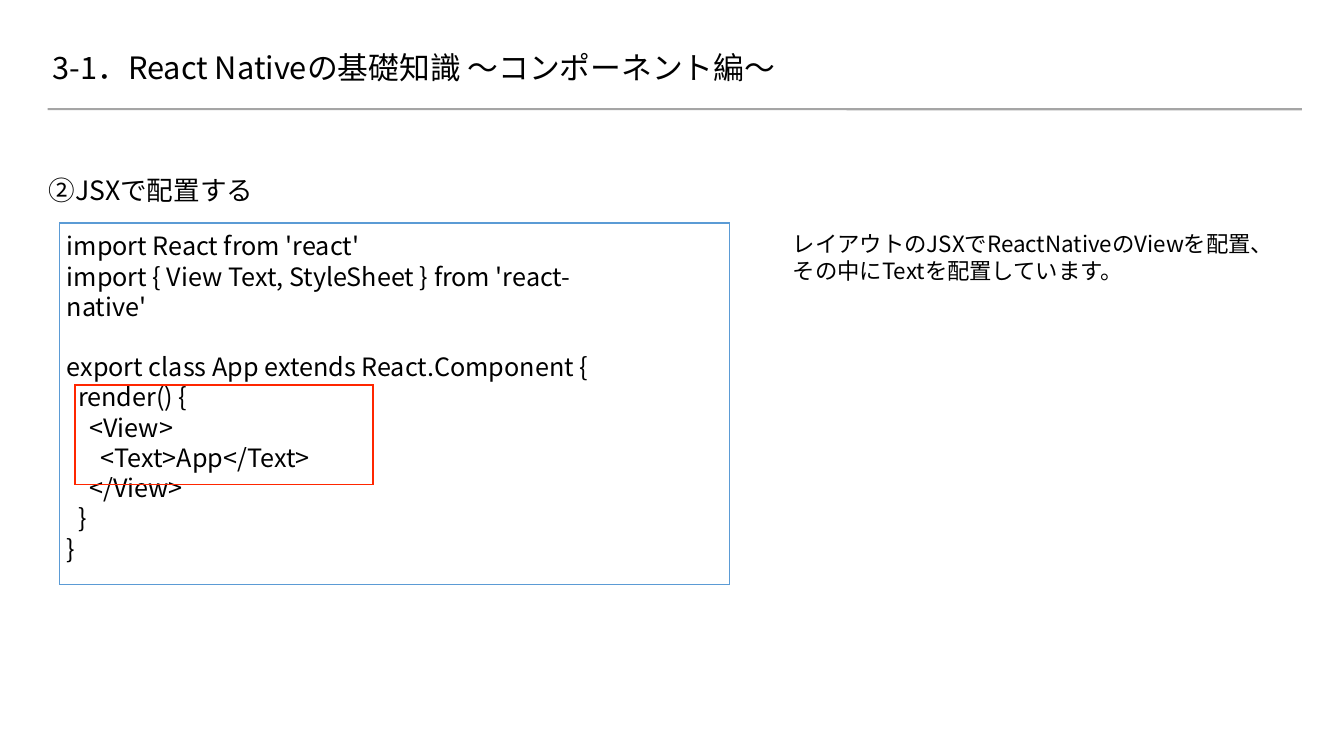
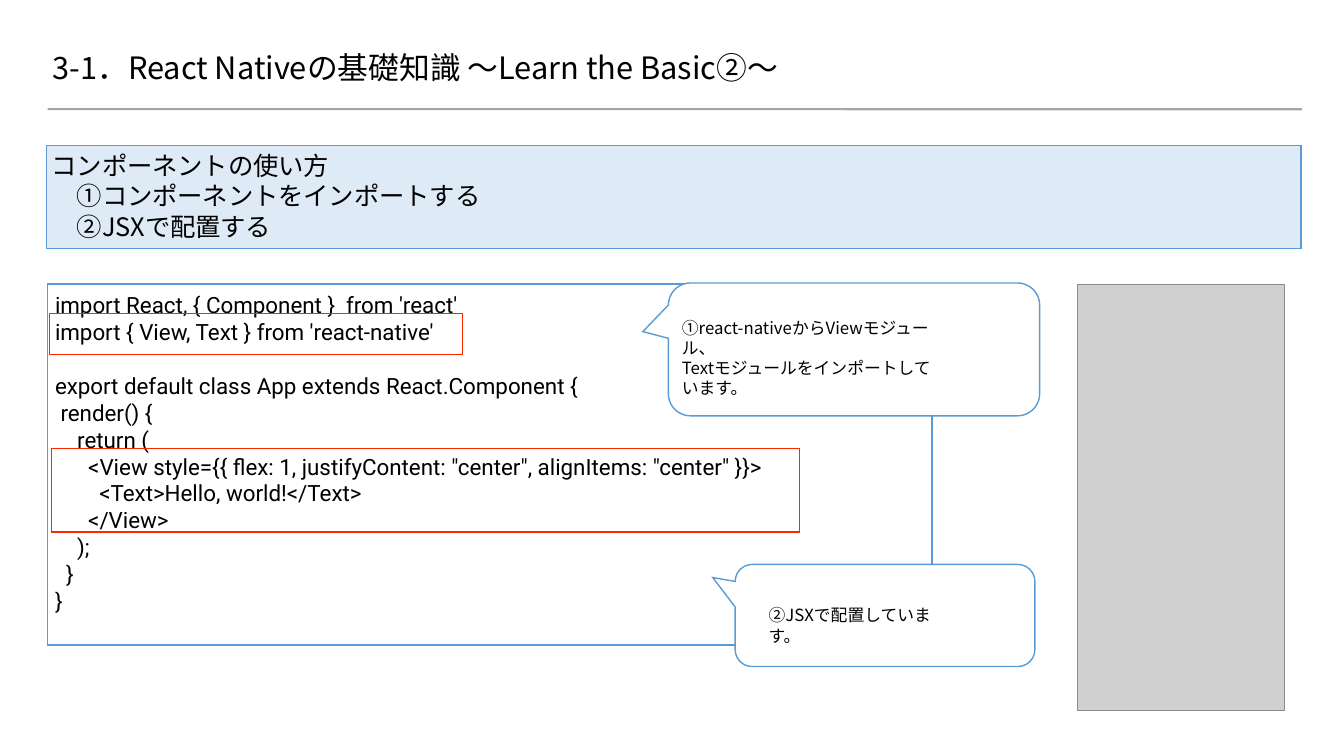
Before and after one commit to 2018SYSTEMI34/diary, a slide deck: slide 2 of doc/02_SlideShare/01.ネタ/３_ReactNative基礎知識/3-1.pptx (slide 3 before the commit). Drawn at 1344x756 pixels with LibreOffice and Linux fonts; fonts in the diff are those of the drawing; grey boxes stand for pictures; background and template pictures are left out. Boxes give left, top, right and bottom in pixels: in the first picture for what was removed or moved away, otherwise in the second. Text is boxed around its words. In the diff, an @@ line names an element or a change of style, - is before the commit and + after.

Commit message:
reactnative基礎知識＿最終修正20190329
reactnative基礎知識＿最終修正20190329

```diff
--- a/doc/02_SlideShare/01.ネタ/３_ReactNative基礎知識/3-1.pptx
+++ b/doc/02_SlideShare/01.ネタ/３_ReactNative基礎知識/3-1.pptx
@@ title at bbox=[53, 53, 778, 82]: text changed @@
-3-1．React Nativeの基礎知識 ～コンポーネント編～
+3-1．React Nativeの基礎知識 ～Learn the Basic②～
@@ text added at bbox=[46, 145, 1301, 248], fill #DEEBF7, outline #5B9BD5 1 pt, 18 pt, text #000000 @@
+コンポーネントの使い方
+①コンポーネントをインポートする
+②JSXで配置する
@@ text removed at bbox=[49, 177, 253, 203] @@
-②JSXで配置する
@@ text removed at bbox=[793, 234, 1274, 281] @@
-レイアウトのJSXでReactNativeのViewを配置、
-その中にTextを配置しています。
@@ rectangle: place and size @@
-rectangle at bbox=[59, 223, 730, 584]
+rectangle at bbox=[47, 284, 933, 645]
@@ text at bbox=[55, 296, 729, 533]: paragraph added @@
+);
@@ text "import React, { Component } ...": place and size @@
-text "import React, { Component } ..." at bbox=[67, 234, 574, 502]
+text "import React, { Component } ..." at bbox=[55, 296, 729, 533]
@@ text at bbox=[55, 296, 565, 399]: text changed; size 18 to 16 pt; font Noto Sans CJK JP to Roboto @@
-import React from 'react'
-import { View Text, StyleSheet } from 'react-native'
-export class App extends React.Component {
+import React, { Component } from 'react'
+import { View, Text } from 'react-native'
+export default class App extends React.Component {
@@ rounded speech box added at bbox=[668, 283, 1040, 416], fill #FFFFFF, outline #5B9BD5 1 pt @@
@@ picture added at bbox=[1078, 284, 1285, 711] @@
@@ rectangle: place and size @@
-rectangle at bbox=[76, 385, 374, 484]
+rectangle at bbox=[49, 314, 463, 355]
@@ text added at bbox=[682, 320, 929, 395], 12 pt, text #000000 @@
+①react-nativeからViewモジュール、
+Textモジュールをインポートしています。
@@ text at bbox=[61, 403, 169, 533]: size 18 to 16 pt, font Noto Sans CJK JP to Roboto in "render() {", "</View>", "}", "}" @@
@@ rectangle added at bbox=[51, 449, 800, 532], outline #FF2600 1 pt @@
@@ text at bbox=[77, 433, 729, 504]: text changed; size 18 to 16 pt; font Noto Sans CJK JP to Roboto @@
-<View>
-<Text>App</Text>
+return (
+<View style={{ flex: 1, justifyContent: "center", alignItems: "center" }}>
+<Text>Hello, world!</Text>
@@ rounded speech box added at bbox=[735, 565, 1034, 666], fill #FFFFFF, outline #5B9BD5 1 pt @@
@@ text added at bbox=[769, 628, 801, 643], 12 pt, text #000000 @@
+②JSXで配置しています。
```
Also in this commit, not shown: 2 other slides changed, 10 slides added, 2 slides removed, 1 other file.
